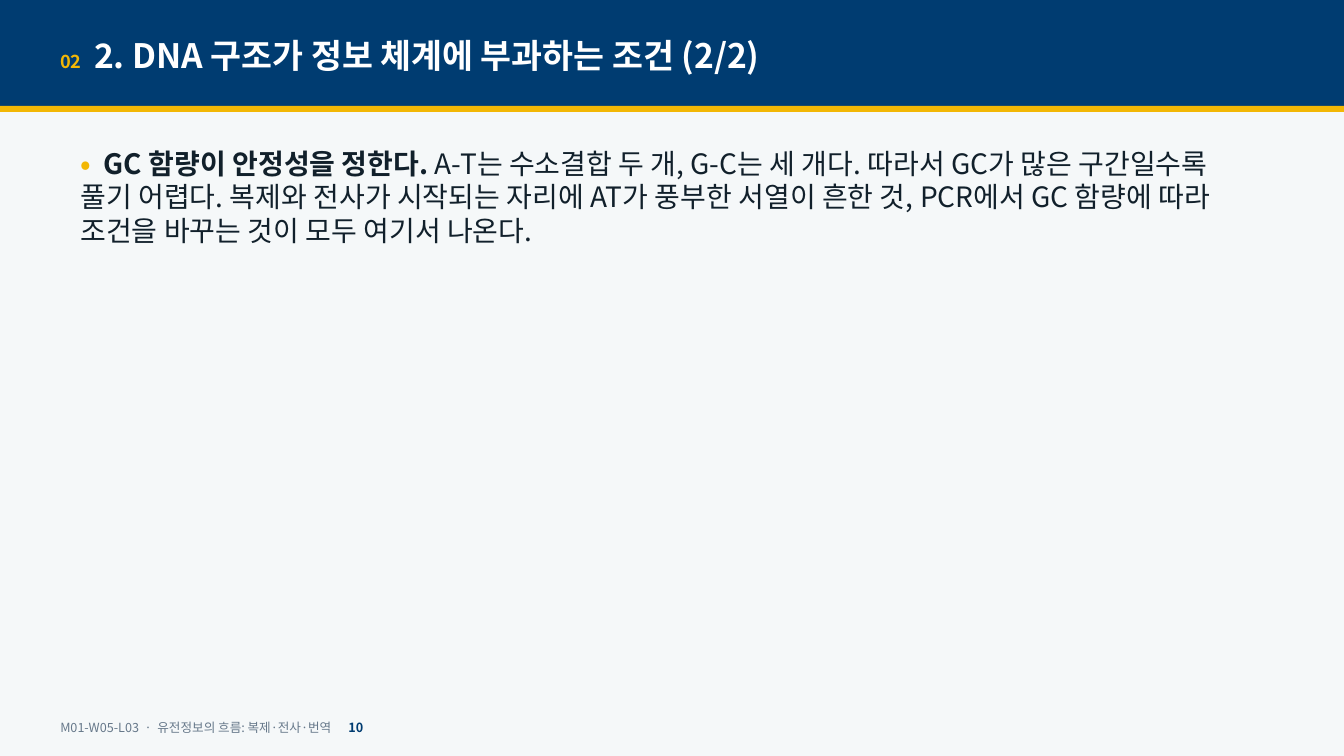
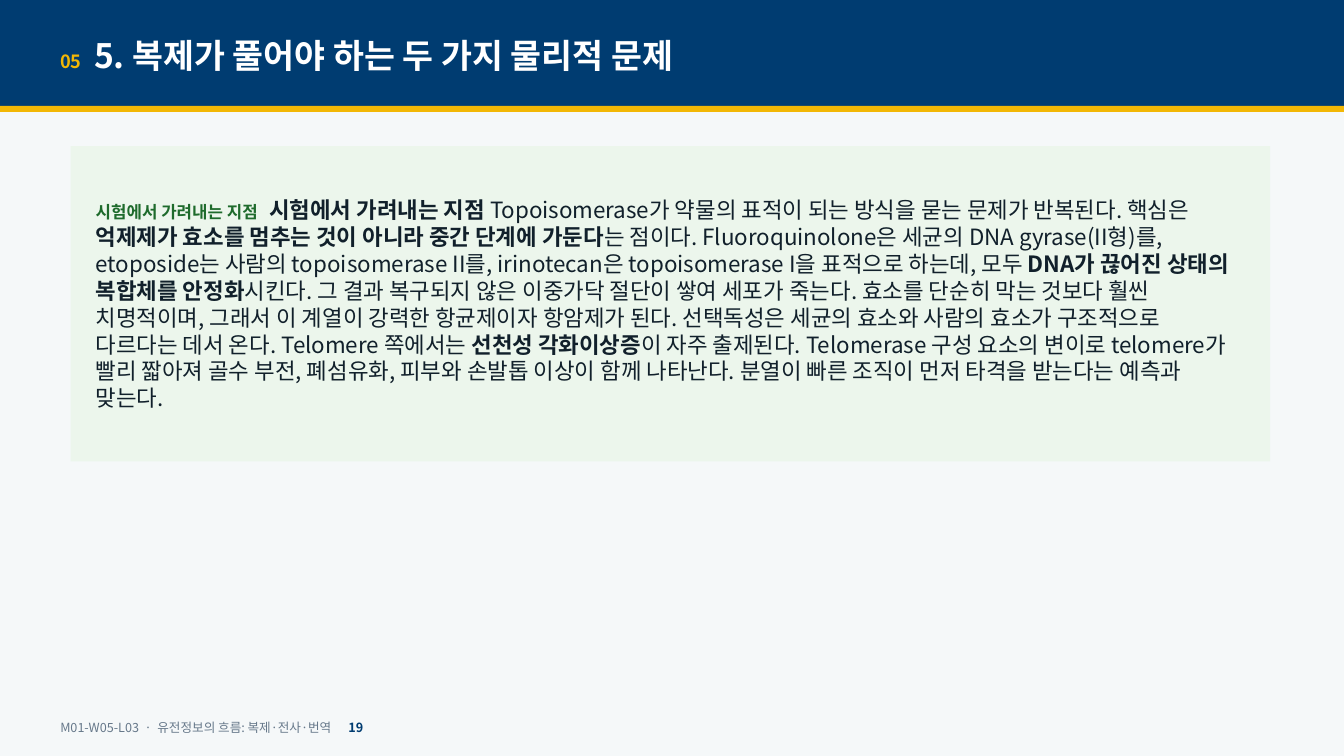
Before and after one commit to hoperiasd2/hoperiasd2.github.io, a slide deck: slide 19 of curriculum/M01/W05/L03/slides.pptx (slide 10 before the commit). Drawn at 1344x756 pixels with LibreOffice and Linux fonts; fonts in the diff are those of the drawing. Boxes give left, top, right and bottom in pixels: in the first picture for what was removed or moved away, otherwise in the second. Text is boxed around its words. In the diff, an @@ line names an element or a change of style, - is before the commit and + after.

```diff
--- a/curriculum/M01/W05/L03/slides.pptx
+++ b/curriculum/M01/W05/L03/slides.pptx
@@ text at (60,39,673,71): text changed @@
-02 2. DNA 구조가 정보 체계에 부과하는 조건 (2/2)
+05 5. 복제가 풀어야 하는 두 가지 물리적 문제
@@ rectangle added at (71,146,1270,462), fill #ECF6EC, 16 pt, text #11202B @@
+시험에서 가려내는 지점 시험에서 가려내는 지점 Topoisomerase가 약물의 표적이 되는 방식을 묻는 문제가 반복된다. 핵심은 억제제가 효소를 멈추는 것이 아니라 중간 단계에 가둔다는 점이다. Fluoroquinolone은 세균의 DNA gyrase(II형)를, etoposide는 사람의 topoisomerase II를, irinotecan은 topoisomerase I을 표적으로 하는데, 모두 DNA가 끊어진 상태의 복합체를 안정화시킨다. 그 결과 복구되지 않은 이중가닥 절단이 쌓여 세포가 죽는다. 효소를 단순히 막는 것보다 훨씬 치명적이며, 그래서 이 계열이 강력한 항균제이자 항암제가 된다. 선택독성은 세균의 효소와 사람의 효소가 구조적으로 다르다는 데서 온다. Telomere 쪽에서는 선천성 각화이상증이 자주 출제된다. Telomerase 구성 요소의 변이로 telomere가 빨리 짧아져 골수 부전, 폐섬유화, 피부와 손발톱 이상이 함께 나타난다. 분열이 빠른 조직이 먼저 타격을 받는다는 예측과 맞는다.
@@ text removed at (80,150,1211,244) @@
-• GC 함량이 안정성을 정한다. A-T는 수소결합 두 개, G-C는 세 개다. 따라서 GC가 많은 구간일수록 풀기 어렵다. 복제와 전사가 시작되는 자리에 AT가 풍부한 서열이 흔한 것, PCR에서 GC 함량에 따라 조건을 바꾸는 것이 모두 여기서 나온다.
```
Also in this commit, not shown: 22 other slides changed, 16 slides removed, 6 other files.
